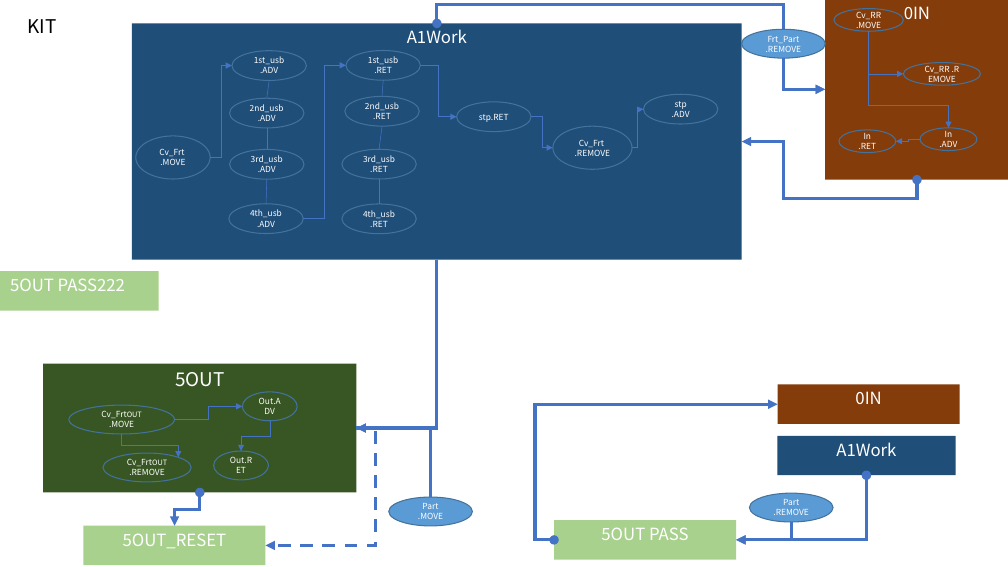
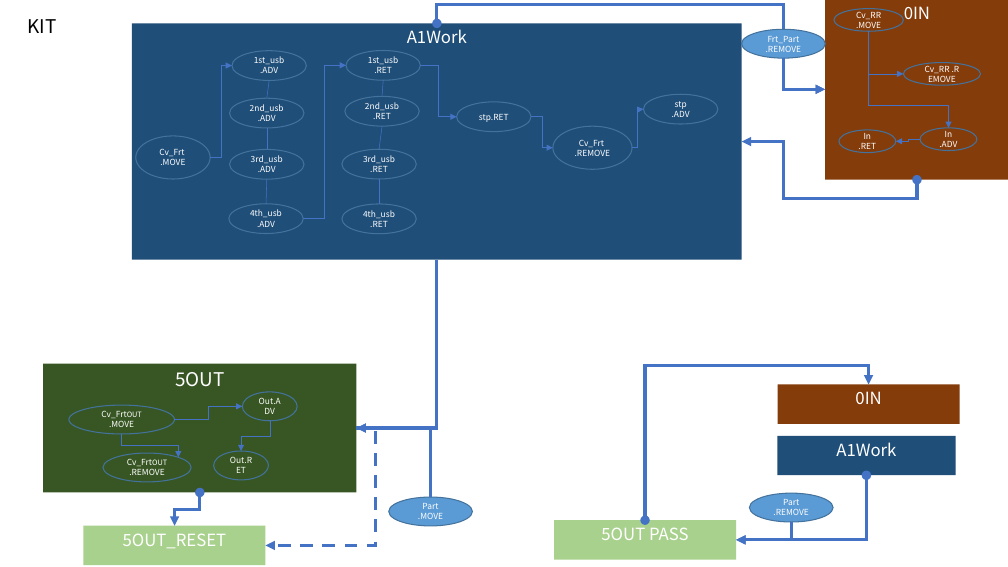
Before and after one commit to DualsoftDev/ds, a slide deck: slide 3 of DsDotNet/src/UnitTest/UnitTest.Model/ImportOfficeExample/demo/ppt/kit.pptx (slide 2 before the commit). Drawn at 1008x567 pixels with LibreOffice and Linux fonts; fonts in the diff are those of the drawing. Boxes give left, top, right and bottom in pixels: in the first picture for what was removed or moved away, otherwise in the second. Text is boxed around its words. In the diff, an @@ line names an element or a change of style, - is before the commit and + after.

```diff
--- a/DsDotNet/src/UnitTest/UnitTest.Model/ImportOfficeExample/demo/ppt/kit.pptx
+++ b/DsDotNet/src/UnitTest/UnitTest.Model/ImportOfficeExample/demo/ppt/kit.pptx
@@ rectangle removed at <box>0,271,159,311</box> @@
-5OUT PASS222
@@ elbow double arrow moved from (554, 540) - (778, 405) to (645, 520) - (869, 385) @@
```
Also in this commit, not shown: 1 other slide changed, 5 slides removed, 20 other files.
